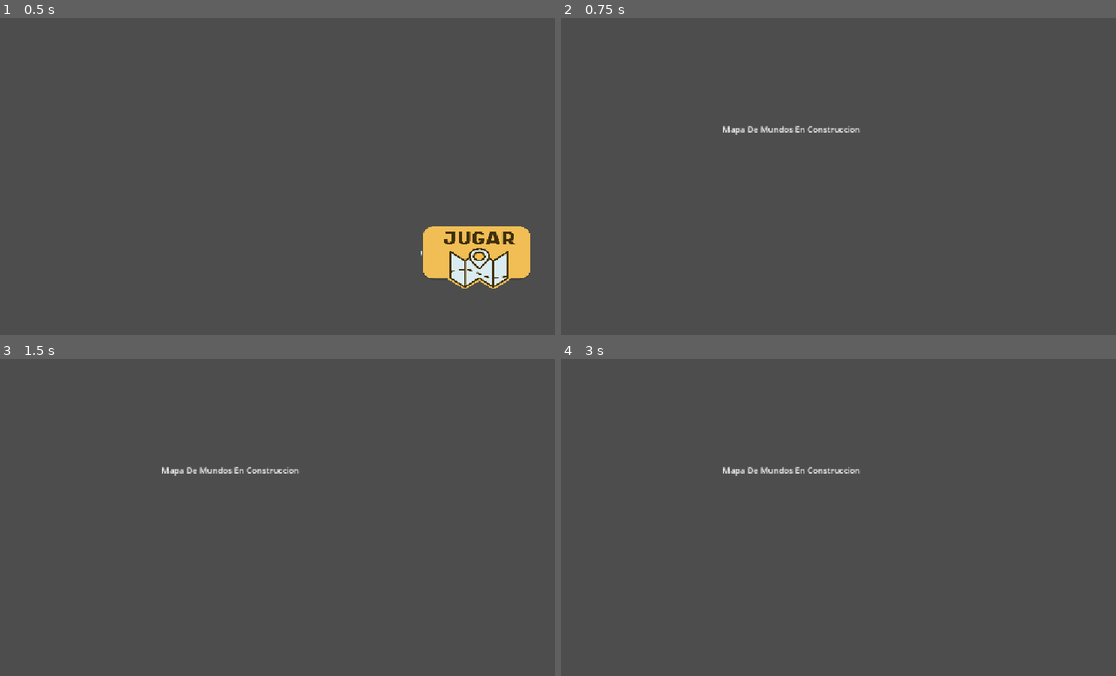
Above: before the commit, frames 1-4 (two rows, left to right).
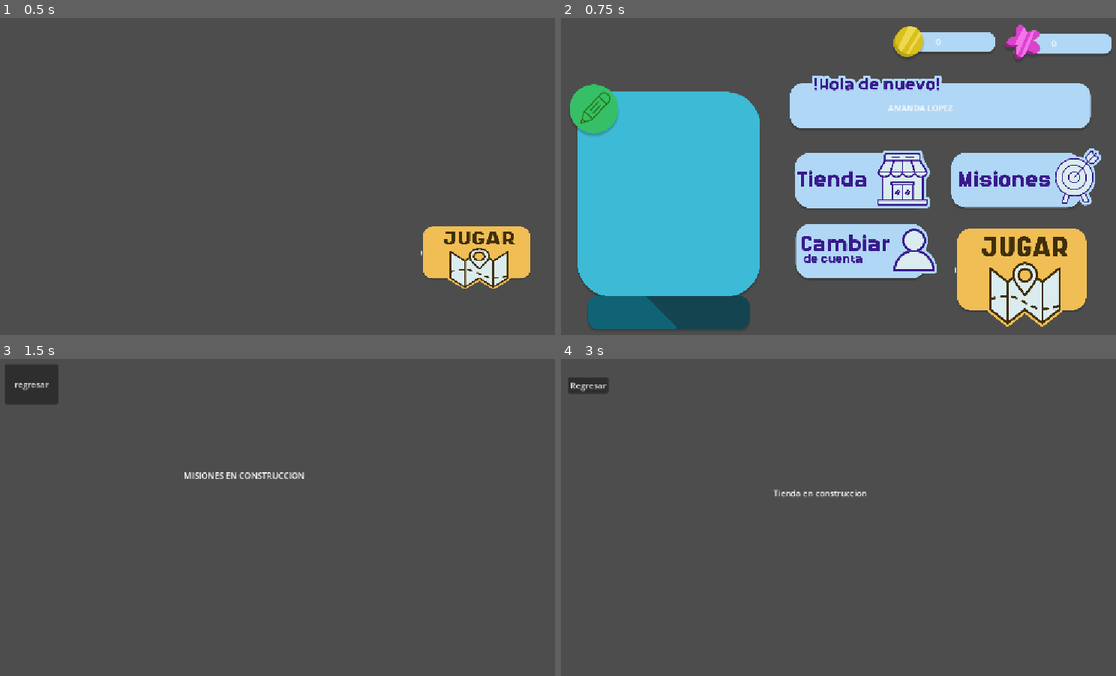
Above: after the commit, the same moments.

Repository: juancruz11-afk/Juego-Palabras
Game: Godot game, scene res://core/main_menu.tscn
The game is run twice, just before and just after one commit, with the same random seed, the same clock (stepped at 60 frames per second) and the same inputs.
Inputs (mouse positions are in pixels of both pictures, inside the frame that each line leads up to):
- Up to frame 1 (0.5 s): no input
- Up to frame 2 (0.75 s): click (1038, 258) at 0.5 s
- Up to frame 3 (1.5 s): click (460, 520) at 1.27 s
- Up to frame 4 (3 s): click (594, 384) at 2 s, where only the run after the commit has a clickable "regresar"; click (860, 520) at 2.77 s

Frame 1 is identical in both runs. In frame 2, 54% of the frame differs, in the area x 1-100%, y 2-99%; in frame 3, 1.7%; in frame 4, 0.8%.

Commit message:
HUD principal con navegacion a misiones, tienda, personalizacion y seleccion de mundos.

Diff:
--- /dev/null
+++ b/core/misiones.gd
@@ -0,0 +1,4 @@
+extends Control
+
+func _on_regresar_button_pressed():
+	GameManager.goto_scene("res://core/world_map.tscn")
--- /dev/null
+++ b/core/misiones.tscn
@@ -0,0 +1,30 @@
+[gd_scene format=3 uid="uid://bkhbw8uyt333d"]
+
+[ext_resource type="Script" uid="uid://csds7exeerad" path="res://core/misiones.gd" id="1_x1x40"]
+
+[node name="Misiones" type="Control" unique_id=700012265]
+layout_mode = 3
+anchors_preset = 15
+anchor_right = 1.0
+anchor_bottom = 1.0
+grow_horizontal = 2
+grow_vertical = 2
+script = ExtResource("1_x1x40")
+
+[node name="Label" type="Label" parent="." unique_id=1036292184]
+layout_mode = 0
+offset_left = 396.0
+offset_top = 228.0
+offset_right = 628.0
+offset_bottom = 251.0
+text = "MISIONES EN CONSTRUCCION"
+
+[node name="HomeBack" type="Button" parent="." unique_id=690836200]
+layout_mode = 0
+offset_left = 53.0
+offset_top = 26.0
+offset_right = 155.0
+offset_bottom = 103.0
+text = "regresar"
+
+[connection signal="pressed" from="HomeBack" to="." method="_on_regresar_button_pressed"]
--- /dev/null
+++ b/core/personalizacion.gd
@@ -0,0 +1,4 @@
+extends Control
+
+func _on_regresar_button_pressed():
+	GameManager.goto_scene("res://core/world_map.tscn")
--- /dev/null
+++ b/core/personalizacion.tscn
@@ -0,0 +1,30 @@
+[gd_scene format=3 uid="uid://5d0abptphn6b"]
+
+[ext_resource type="Script" uid="uid://bokv2ctmoakkw" path="res://core/personalizacion.gd" id="1_bl2jl"]
+
+[node name="Personalizacion" type="Control" unique_id=122447174]
+layout_mode = 3
+anchors_preset = 15
+anchor_right = 1.0
+anchor_bottom = 1.0
+grow_horizontal = 2
+grow_vertical = 2
+script = ExtResource("1_bl2jl")
+
+[node name="Label" type="Label" parent="." unique_id=1804989677]
+layout_mode = 0
+offset_left = 422.0
+offset_top = 286.0
+offset_right = 671.0
+offset_bottom = 309.0
+text = "personalizacion en construccion"
+
+[node name="HomeBack" type="Button" parent="." unique_id=858075202]
+layout_mode = 0
+offset_left = 63.0
+offset_top = 46.0
+offset_right = 146.0
+offset_bottom = 77.0
+text = "regreesar"
+
+[connection signal="pressed" from="HomeBack" to="." method="_on_regresar_button_pressed"]
--- /dev/null
+++ b/core/seleccion_mundos.gd
@@ -0,0 +1,4 @@
+extends Control
+
+func _on_regresar_button_pressed():
+	GameManager.goto_scene("res://core/world_map.tscn")
--- /dev/null
+++ b/core/seleccion_mundos.tscn
@@ -0,0 +1,30 @@
+[gd_scene format=3 uid="uid://dnco4j4wgwxe8"]
+
+[ext_resource type="Script" uid="uid://c8flqa7r37rru" path="res://core/seleccion_mundos.gd" id="1_2ltx8"]
+
+[node name="SelecciondeMundos" type="Control" unique_id=20264231]
+layout_mode = 3
+anchors_preset = 15
+anchor_right = 1.0
+anchor_bottom = 1.0
+grow_horizontal = 2
+grow_vertical = 2
+script = ExtResource("1_2ltx8")
+
+[node name="Label" type="Label" parent="." unique_id=1181566869]
+layout_mode = 0
+offset_left = 346.0
+offset_top = 305.0
+offset_right = 689.0
+offset_bottom = 328.0
+text = "SELECCION DE MUNDOS EN CONSTRUCCION"
+
+[node name="HomeBack" type="Button" parent="." unique_id=1133679622]
+layout_mode = 0
+offset_left = 66.0
+offset_top = 51.0
+offset_right = 140.0
+offset_bottom = 82.0
+text = "regresar"
+
+[connection signal="pressed" from="HomeBack" to="." method="_on_regresar_button_pressed"]
--- /dev/null
+++ b/core/tienda.gd
@@ -0,0 +1,4 @@
+extends Control
+
+func _on_regresar_button_pressed():
+	GameManager.goto_scene("res://core/world_map.tscn")
--- /dev/null
+++ b/core/tienda.tscn
@@ -0,0 +1,30 @@
+[gd_scene format=3 uid="uid://dgcqlc3ov1nw0"]
+
+[ext_resource type="Script" uid="uid://bxmjkgdelrq7j" path="res://core/tienda.gd" id="1_3d3nu"]
+
+[node name="Tienda" type="Control" unique_id=733474302]
+layout_mode = 3
+anchors_preset = 15
+anchor_right = 1.0
+anchor_bottom = 1.0
+grow_horizontal = 2
+grow_vertical = 2
+script = ExtResource("1_3d3nu")
+
+[node name="Label" type="Label" parent="." unique_id=1766485592]
+layout_mode = 0
+offset_left = 451.0
+offset_top = 262.0
+offset_right = 631.0
+offset_bottom = 285.0
+text = "Tienda en construccion"
+
+[node name="HomeBack" type="Button" parent="." unique_id=1691683853]
+layout_mode = 0
+offset_left = 57.0
+offset_top = 51.0
+offset_right = 134.0
+offset_bottom = 82.0
+text = "Regresar"
+
+[connection signal="pressed" from="HomeBack" to="." method="_on_regresar_button_pressed"]
--- /dev/null
+++ b/core/world_map.gd
@@ -0,0 +1,16 @@
+extends Control
+
+func _on_misiones_pressed():
+	GameManager.goto_scene("res://core/misiones.tscn")
+
+func _on_tienda_pressed():
+	GameManager.goto_scene("res://core/tienda.tscn")
+
+func _on_personalizacion_pressed():
+	GameManager.goto_scene("res://core/personalizacion.tscn")
+
+func _on_jugar_m_pressed():
+	GameManager.goto_scene("res://core/seleccion_mundos.tscn")
+
+func _on_cambiarcuenta_pressed():
+	print("Cambiar cuenta: funcion pendiente")
--- a/core/world_map.tscn
+++ b/core/world_map.tscn
@@ -1,17 +1,154 @@
 [gd_scene format=3 uid="uid://cqe2lyrmmeajg"]
+
+[ext_resource type="Texture2D" uid="uid://d1552tinqpym8" path="res://assets/Cuadro - Personaje.png" id="1_82s5j"]
+[ext_resource type="Script" uid="uid://6yo3ym5g2ooy" path="res://core/world_map.gd" id="1_pyrt0"]
+[ext_resource type="Texture2D" uid="uid://cgjlk2e6uv0a6" path="res://assets/Monedas.png" id="2_pyrt0"]
+[ext_resource type="Texture2D" uid="uid://cn0ru2xm1s3wk" path="res://assets/Estrellas.png" id="3_orkoo"]
+[ext_resource type="Texture2D" uid="uid://c3fgstjs3g3b8" path="res://assets/Misiones.png" id="4_yxm4n"]
+[ext_resource type="Texture2D" uid="uid://ca1o8e60h8fkv" path="res://assets/Tienda.png" id="5_dsw68"]
+[ext_resource type="Texture2D" uid="uid://b5sc8a47secgr" path="res://assets/Cambiar de cuenta.png" id="6_1vrca"]
+[ext_resource type="Texture2D" uid="uid://c5gcbw1lfkkq5" path="res://assets/Jugar.png" id="7_uhwg8"]
+[ext_resource type="Texture2D" uid="uid://b54pnv7h6mw07" path="res://assets/Nombre del Jugador.png" id="8_khrtn"]
+[ext_resource type="Texture2D" uid="uid://c2rqy3xwuvktv" path="res://assets/PERSONALIZACIÓN.png" id="9_e3xrx"]
 
 [node name="WorldMap" type="Control" unique_id=1496554072]
 layout_mode = 3
 anchors_preset = 15
 anchor_right = 1.0
 anchor_bottom = 1.0
+offset_left = -2.0
+offset_top = 1.0
+offset_right = -2.0
+offset_bottom = 1.0
 grow_horizontal = 2
 grow_vertical = 2
+script = ExtResource("1_pyrt0")
 
-[node name="Label" type="Label" parent="." unique_id=561609771]
+[node name="FondoPersonaje" type="TextureRect" parent="." unique_id=1520551676]
+custom_minimum_size = Vector2(20, 20)
 layout_mode = 0
-offset_left = 353.0
-offset_top = 218.0
-offset_right = 682.0
-offset_bottom = 258.0
-text = "Mapa De Mundos En Construccion"
+offset_left = -51.0
+offset_top = 157.0
+offset_right = 488.0
+offset_bottom = 696.0
+texture = ExtResource("1_82s5j")
+expand_mode = 2
+stretch_mode = 5
+
+[node name="IconoMonedas" type="TextureRect" parent="." unique_id=298470634]
+layout_mode = 0
+offset_left = 542.0
+offset_top = 7.0
+offset_right = 1041.0
+offset_bottom = 98.0
+texture = ExtResource("2_pyrt0")
+expand_mode = 2
+stretch_mode = 5
+
+[node name="Label" type="Label" parent="IconoMonedas" unique_id=996633907]
+layout_mode = 1
+anchors_preset = -1
+anchor_right = 0.040000003
+anchor_bottom = 0.26900002
+offset_left = 207.0
+offset_top = 37.0
+offset_right = 229.04
+offset_bottom = 46.520996
+text = "0"
+horizontal_alignment = 1
+vertical_alignment = 1
+
+[node name="IconoEstrellas" type="TextureRect" parent="." unique_id=588412542]
+layout_mode = 0
+offset_left = 790.0
+offset_top = 12.0
+offset_right = 1222.0
+offset_bottom = 103.0
+texture = ExtResource("3_orkoo")
+expand_mode = 2
+stretch_mode = 5
+
+[node name="Label" type="Label" parent="IconoEstrellas" unique_id=595556702]
+layout_mode = 0
+offset_left = 177.0
+offset_top = 33.0
+offset_right = 227.0
+offset_bottom = 70.0
+text = "0"
+horizontal_alignment = 1
+vertical_alignment = 1
+
+[node name="Misiones" type="TextureButton" parent="." unique_id=254601239]
+layout_mode = 0
+offset_left = 784.0
+offset_top = 256.0
+offset_right = 1084.0
+offset_bottom = 390.0
+texture_normal = ExtResource("4_yxm4n")
+ignore_texture_size = true
+stretch_mode = 5
+
+[node name="Tienda" type="TextureButton" parent="." unique_id=775132676]
+layout_mode = 0
+offset_left = 490.0
+offset_top = 258.0
+offset_right = 759.0
+offset_bottom = 389.0
+texture_normal = ExtResource("5_dsw68")
+ignore_texture_size = true
+stretch_mode = 5
+
+[node name="Cambiarcuenta" type="TextureButton" parent="." unique_id=1647179001]
+layout_mode = 0
+offset_left = 486.0
+offset_top = 404.0
+offset_right = 772.0
+offset_bottom = 529.0
+texture_normal = ExtResource("6_1vrca")
+ignore_texture_size = true
+stretch_mode = 5
+
+[node name="JugarM" type="TextureButton" parent="." unique_id=1951852348]
+layout_mode = 0
+offset_left = 800.0
+offset_top = 414.0
+offset_right = 1063.0
+offset_bottom = 619.0
+texture_normal = ExtResource("7_uhwg8")
+ignore_texture_size = true
+stretch_mode = 5
+
+[node name="NombreP" type="TextureRect" parent="." unique_id=1015277378]
+layout_mode = 0
+offset_left = 475.0
+offset_top = 123.0
+offset_right = 1072.0
+offset_bottom = 234.0
+texture = ExtResource("8_khrtn")
+expand_mode = 2
+stretch_mode = 5
+
+[node name="Label" type="Label" parent="NombreP" unique_id=1698412545]
+layout_mode = 0
+offset_left = 147.0
+offset_top = 53.0
+offset_right = 374.0
+offset_bottom = 76.0
+text = "AMANDA LOPEZ"
+horizontal_alignment = 1
+vertical_alignment = 1
+
+[node name="Personalizacion" type="TextureButton" parent="." unique_id=26953999]
+layout_mode = 0
+offset_left = 53.0
+offset_top = 134.0
+offset_right = 164.0
+offset_bottom = 245.0
+texture_normal = ExtResource("9_e3xrx")
+ignore_texture_size = true
+stretch_mode = 5
+
+[connection signal="pressed" from="Misiones" to="." method="_on_misiones_pressed"]
+[connection signal="pressed" from="Tienda" to="." method="_on_tienda_pressed"]
+[connection signal="pressed" from="JugarM" to="." method="_on_jugar_m_pressed"]
+[connection signal="pressed" from="Personalizacion" to="." method="_on_personalizacion_pressed"]
Not shown, added: core/misiones.gd.uid
Not shown, added: core/personalizacion.gd.uid
Not shown, added: core/seleccion_mundos.gd.uid
Not shown, added: core/tienda.gd.uid
Not shown, added: core/world_map.gd.uid
